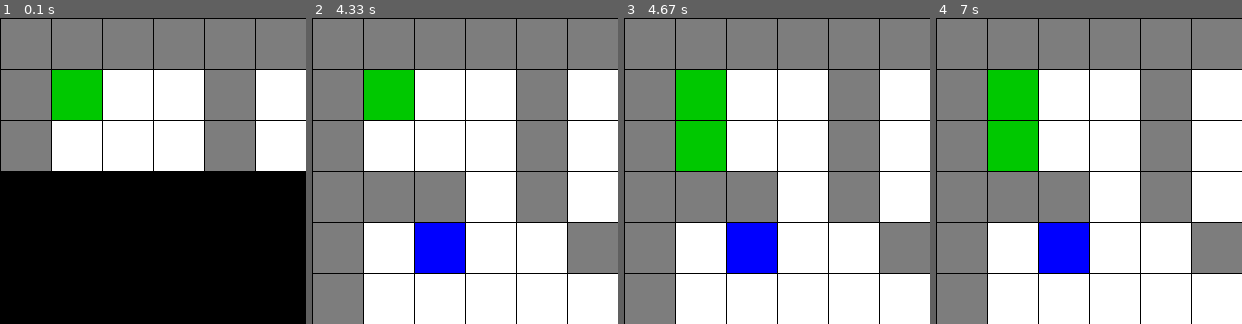
Above: before the commit, frames 1-4 (left to right).
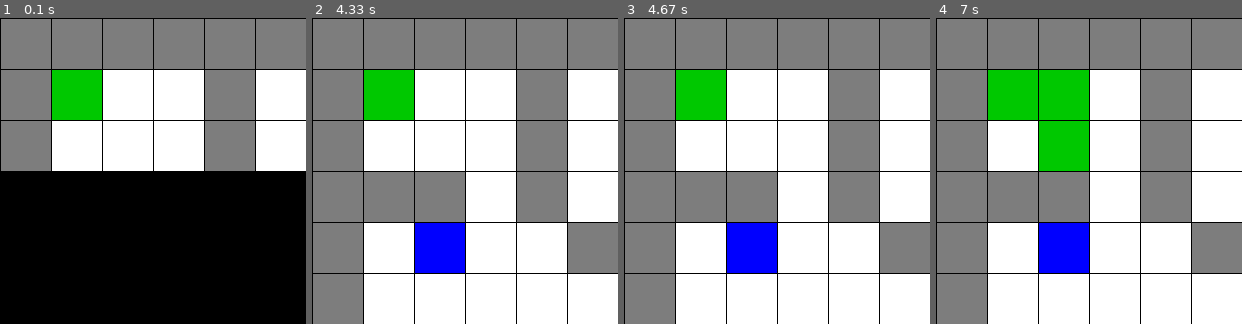
Above: after the commit, the same moments.

Repository: Art-Fav/Maze-for-ensai
Game: pygame game, started from src/main.py
The game is run twice, just before and just after one commit, with the same random seed, the same clock (stepped at 60 frames per second) and the same inputs.
Inputs:
- Up to frame 1 (0.1 s): no input
- Up to frame 2 (4.33 s): no input
- Up to frame 3 (4.67 s): no input
- Up to frame 4 (7 s): no input
The pictures show only the part of the screen within x 0-50%, y 0-50%; the shares and areas given below are measured in that part.

Frames 1-2 are identical in both runs. In frame 3, 2.7% of the frame differs, in the area x 16-34%, y 33-50%; in frame 4, 8.0%, in the area x 16-50%, y 16-50%.

Commit message:
changes max for min

Diff:
--- a/src/Q_learning.py
+++ b/src/Q_learning.py
@@ -27,7 +27,7 @@
     if random.uniform(0,1) > epsilon:
       command = random.choice(list(Q_table[state].keys()))
     else:
-      command = max(Q_table[state], key=Q_table[state].get)
+      command = min(Q_table[state], key=Q_table[state].get)
     return command
 
   @staticmethod
@@ -46,5 +46,5 @@
       Q_table dict: Q_table contenant les q_value pour les actions à chaque état mise à jour
     """
     Q_table[state+1] = Q_table.setdefault(state+1,{"up": 0, "down": 0, "right": 0, "left": 0})
-    Q_table[state][command] = (1-alpha)*Q_table[state][command]+alpha*(reward+gamma*max(Q_table[state+1].values()))
+    Q_table[state][command] = (1-alpha)*Q_table[state][command]+alpha*(reward+gamma*min(Q_table[state+1].values()))
     return Q_table
